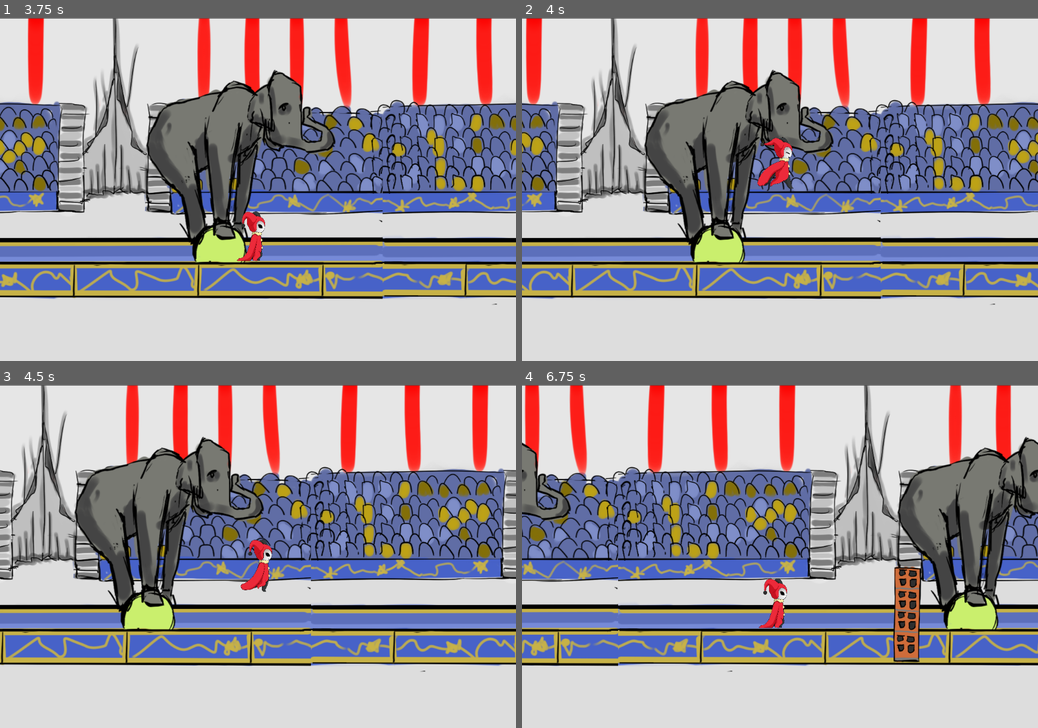
Above: before the commit, frames 1-4 (two rows, left to right).
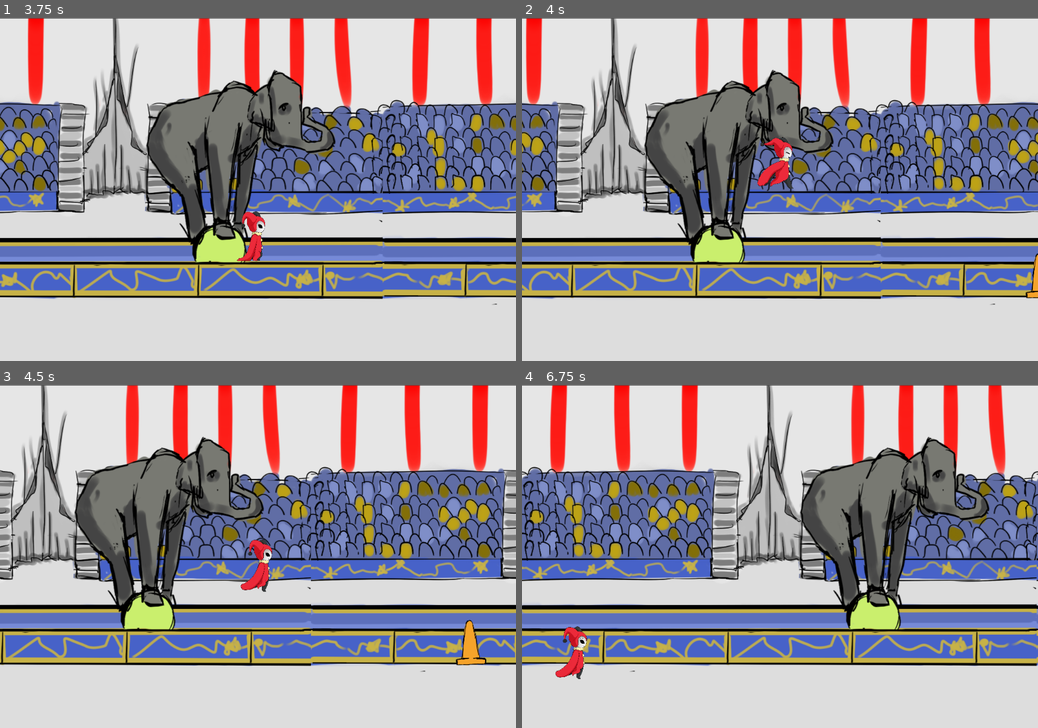
Above: after the commit, the same moments.

Repository: PrototipsUnpaz/penny-clowd
Game: Godot game, scene res://escenas/WorldTest.tscn
Two runs of this game, one before a commit and one after it. Both use one fixed random seed, a clock stepped at 60 frames per second and the inputs below.
Inputs (mouse positions are in pixels of both pictures, inside the frame that each line leads up to):
- Up to frame 1 (3.75 s): move the mouse to (371, 172) at 0.52 s; click (371, 172) at 0.6 s; move the mouse to (154, 206) at 1.27 s; click (154, 206) at 1.35 s; move the mouse to (309, 114) at 2.02 s; click (309, 114) at 2.1 s; move the mouse to (232, 258) at 2.77 s; click (232, 258) at 2.85 s; move the mouse to (412, 240) at 3.52 s; click (412, 240) at 3.6 s
- Up to frame 2 (4 s): no input
- Up to frame 3 (4.5 s): move the mouse to (103, 505) at 4.27 s; click (103, 505) at 4.35 s
- Up to frame 4 (6.75 s): move the mouse to (805, 556) at 5.02 s; click (805, 556) at 5.1 s; move the mouse to (702, 470) at 5.77 s; click (702, 470) at 5.85 s; move the mouse to (893, 539) at 6.52 s; click (893, 539) at 6.6 s

Frame 1 is identical in both runs. In frame 2, 0.2% of the frame differs, in the area x 97-100%, y 68-82%; in frame 3, 0.4%; in frame 4, 46%, in the area x 0-100%, y 0-86%.

Commit message:
Respuesta a pregunta de instanciar

Diff:
--- a/Position2D.gd
+++ b/Position2D.gd
@@ -1,12 +1,25 @@
 extends Position2D
 
+## ACA ESTABAS CARGANDO EL SCRIPT DEL CONO, NO LA ESCENA
+var conoenemigo = preload("res://escenas/enemigos/cono_enemigo/ConoEnemigo.tscn")
+## ACA VAS A TENER QUE AGREGAR LOS RECURSOS DE LOS DEMAS OBSTÁCULOS.
 
-var conoenemigo = preload ("res://escenas/enemigos/cono_enemigo/ConoEnemigo.gd")
 var visual = false
-export (String, "cono", "pared" ,"circulo") var obstaculo
+export (String, "cono", "pared" ,"circulo") var obstaculo = "cono"
+## Es necesario poner el = "cono" al declarar obstaculo, si queres
+## que ese sea el valor por defecto ya que de lo contrario, aunque aparezca
+## En el editor, no tendrá ningún valor seleccionado.
+## La otra opción es seleccionarlo efectivamente en el editor
+## Para garantizar que el valor está setteado.
 
 
 func _on_VisibilityNotifier2D_screen_entered():
-	print("visualizado position2d")
+	# ACA VAS A TENER QUE AGREGAR CONDICIONALES PARA SABER QUE TIPO DE OBSTACULO INSTANCIAR
+	# SEGÚN LA VARIABLE OBSTACULO SI ES CONO INSTANCIAS CONO, SI PARED... ETC..
+	if obstaculo == "cono":
+		var instanciaCono = conoenemigo.instance()
+		add_child(instanciaCono) # LO AGREGA COMO HIJO DEL POSITION (DIRECTO AL ROOT), NO DEL VISIBILITY
+	pass
 
-	pass
+
+## LUEGO DE QUE ESTO FUNCIONE TENES QUE CONECTAR LA SEÑAL DE SCREEN_EXITED PARA HACER UN QUEUE_FREE()
--- a/escenas/WorldTest.tscn
+++ b/escenas/WorldTest.tscn
@@ -1,11 +1,8 @@
-[gd_scene load_steps=7 format=2]
+[gd_scene load_steps=4 format=2]
 
 [ext_resource path="res://escenas/player/Player.tscn" type="PackedScene" id=1]
 [ext_resource path="res://escenas/enemigos/intanciar-enemigos/instancia-enemigos.tscn" type="PackedScene" id=2]
 [ext_resource path="res://escenas/fondo/FondoMuestra.tscn" type="PackedScene" id=3]
-[ext_resource path="res://escenas/enemigos/circulo_fuego/CirculoFuego.tscn" type="PackedScene" id=4]
-[ext_resource path="res://escenas/enemigos/cono_enemigo/ConoEnemigo.tscn" type="PackedScene" id=5]
-[ext_resource path="res://escenas/enemigos/pared_enemigo/ParedEnemigo.tscn" type="PackedScene" id=6]
 
 [node name="WorldTest" type="Node2D"]
 
@@ -15,30 +12,5 @@
 
 [node name="FondoMuestra" parent="." instance=ExtResource( 3 )]
 
-[node name="CirculoFuego" parent="." instance=ExtResource( 4 )]
-position = Vector2( 2081.71, 254.521 )
-scale = Vector2( 0.720968, 0.922322 )
-
-[node name="CirculoFuego2" parent="." instance=ExtResource( 4 )]
-position = Vector2( 4209.97, 251.719 )
-scale = Vector2( 0.720968, 0.922322 )
-
-[node name="pared" parent="." instance=ExtResource( 6 )]
-position = Vector2( 1682.45, 481.12 )
-scale = Vector2( 0.714437, 0.816655 )
-
-[node name="pared3" parent="." instance=ExtResource( 6 )]
-position = Vector2( 4737.21, 530.848 )
-scale = Vector2( 0.714437, 0.816655 )
-
-[node name="pared2" parent="." instance=ExtResource( 6 )]
-position = Vector2( 2760.36, 537.544 )
-
-[node name="Sprite2" parent="." instance=ExtResource( 5 )]
-position = Vector2( 3224.59, 583.883 )
-
-[node name="Sprite3" parent="." instance=ExtResource( 5 )]
-position = Vector2( 3517.58, 580.956 )
-
-[node name="Position2D" parent="." instance=ExtResource( 2 )]
-position = Vector2( 1009.03, 536.32 )
+[node name="GeneradorCono" parent="." instance=ExtResource( 2 )]
+position = Vector2( 1413.38, 541.312 )
--- a/escenas/enemigos/intanciar-enemigos/instancia-enemigos.tscn
+++ b/escenas/enemigos/intanciar-enemigos/instancia-enemigos.tscn
@@ -9,4 +9,3 @@
 position = Vector2( 2.18469, 2.38328 )
 scale = Vector2( 5.58783, 2.86691 )
 [connection signal="screen_entered" from="VisibilityNotifier2D" to="." method="_on_VisibilityNotifier2D_screen_entered"]
-[connection signal="viewport_entered" from="VisibilityNotifier2D" to="." method="_on_VisibilityNotifier2D_viewport_entered"]
